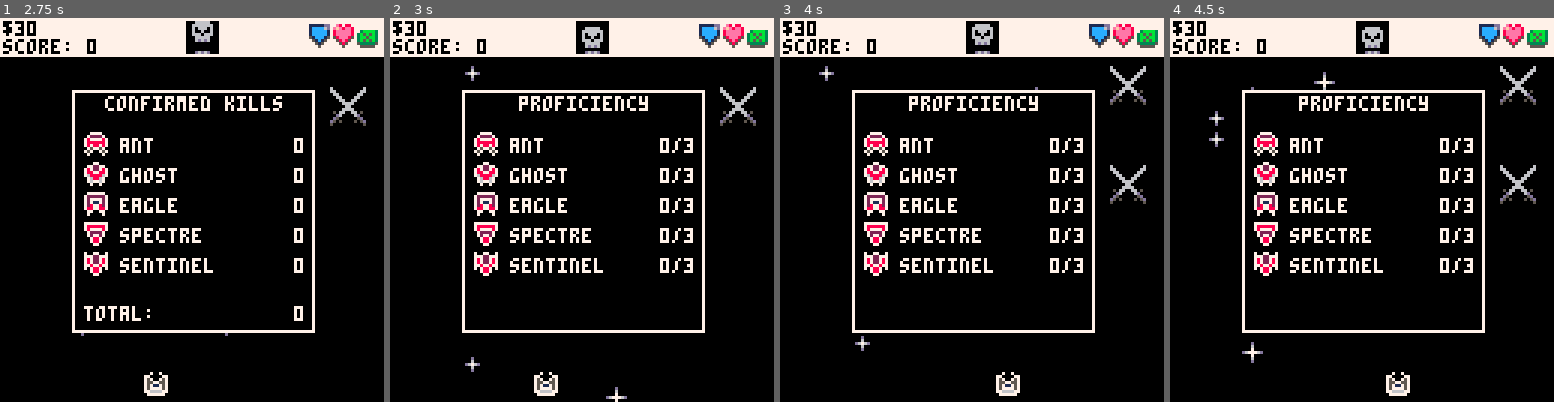
Above: before the commit, frames 1-4 (left to right).
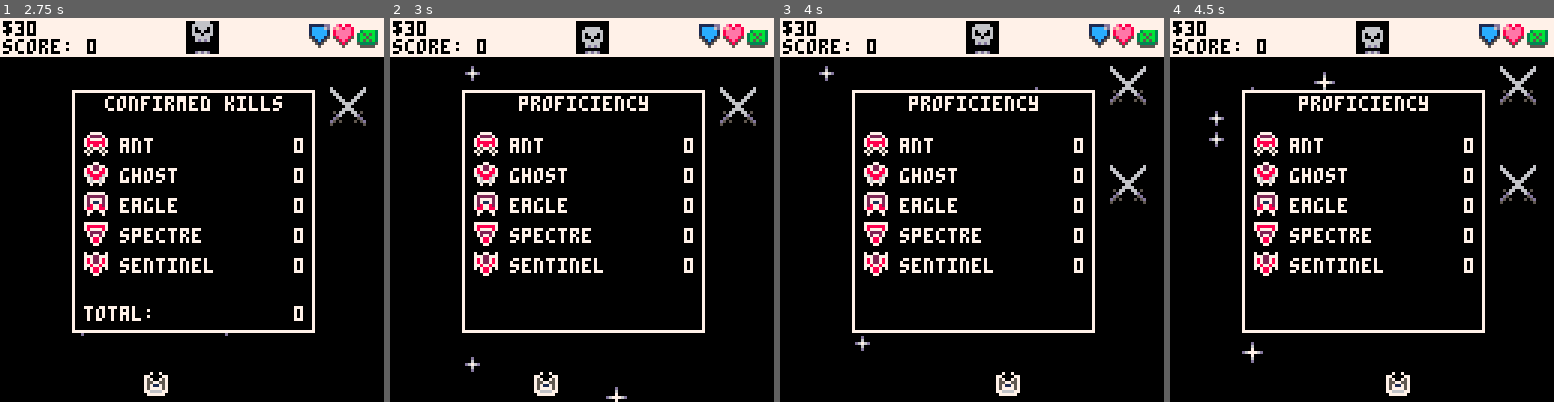
Above: after the commit, the same moments.

Repository: NinetiesPaul/Orion-s-Defender
Game: PICO-8 cartridge orionsdefender.p8
The game is run twice, just before and just after one commit, with the same random seed, the same clock (stepped at 60 frames per second) and the same inputs.
Inputs:
- Up to frame 1 (2.75 s): tap O (Z key) at 0.33, 0.7, 1.43, 2.22 s; tap X (X key) at 1.07, 2.07, 2.4, 2.73 s; hold Left 1.97-2.37 s; hold Down from 2.42 s (still down)
- Up to frame 2 (3 s): release Down at 2.82 s; hold Right from 2.87 s (still down)
- Up to frame 3 (4 s): tap X (X key) at 3.07, 3.4, 3.73 s; tap O (Z key) at 3.1, 3.98 s; release Right at 3.53 s; hold Up from 3.58 s (still down)
- Up to frame 4 (4.5 s): tap X (X key) at 4.07, 4.4 s; release Up at 4.08 s; hold Right from 4.13 s (still down)

Frame 1 is identical in both runs. In frame 2, 0.6% of the frame differs, in the area x 70-79%, y 31-67%; in frame 3, 0.6%; in frame 4, 0.6%.

Commit message:
small code improvements

Diff:
--- a/orionsdefender.p8
+++ b/orionsdefender.p8
@@ -286,33 +286,23 @@
 		foreach(encounters, draw_encounter)
 
 		if show_stats then
+			rect(24,24,104,104, 7)
+			palt(0, false) rectfill(25,25,103,103, 0) palt(0, true)
+
+			linect = 0
+			for e in all(enemy_list) do
+				spr(e.spr_ok, 28, 38 + linect * 10)
+				print(e.name, 40, 40 + linect * 10, 7)
+				print(e.n_destroyed, 98, 40 + linect * 10, 7)
+				linect+=1
+			end
+
 			if stats_page == 1 then
-				rect(24,24,104,104, 7)
-				palt(0, false) rectfill(25,25,103,103, 0) palt(0, true)
 				print("confirmed kills", 35, 26, 7)
-
-				linect = 0
-				for e in all(enemy_list) do
-					spr(e.spr_ok, 28, 38 + linect * 10)
-					print(e.name, 40, 40 + linect * 10, 7)
-					print(e.n_destroyed, 98, 40 + linect * 10, 7)
-					linect+=1
-				end
-
 				print("total: ", 28, 96, 7)
 				print(total_enemies_destroyed, 98, 96, 7)
 			elseif stats_page == 2 then
-				rect(24,24,104,104, 7)
-				palt(0, false) rectfill(25,25,103,103, 0) palt(0, true)
 				print("proficiency", 43, 26, 7)
-
-				linect = 0
-				for e in all(enemy_list) do
-					spr(e.spr_ok, 28, 38 + linect * 10)
-					print(e.name, 40, 40 + linect * 10, 7)
-					print(e.knowledge_level .. "/3", 90, 40 + linect * 10, 7)
-					linect+=1
-				end
 			end
 		end
 	end
@@ -350,10 +340,10 @@
 		end
 
 		if (clock % 90 == 0) shop_last_bought = ""
-		print(shop_last_bought, 24, 84)
-		print("⬆️⬇️ [select]", 2, 104)
-		print("z/🅾️ [buy]", 2,112)
-		print("x/❎ [leave]", 2, 120)
+		print(shop_last_bought, 1, 7, 0)
+		print("⬆️⬇️ [select]", 2, 104, 7)
+		print("z/🅾️ [buy]", 2,112, 7)
+		print("x/❎ [leave]", 2, 120, 7)
 
 		animate_shop_selector()
 	end
@@ -1309,7 +1299,7 @@
 					shop_last_bought = "missiles at max capacity"
 				end
 			end
-			if current_shop_item.name == "stun_shot" then
+			if current_shop_item.name == "stun_ammo" then
 				if stun_n < stun_max_capacity then
 					stun_n += 1
 					shop_last_bought = "bought 1 stun ammo"
@@ -1379,9 +1369,9 @@
 		end
 	end
 
+	n_shop_items = count(shop_items)
 	if btnp(3) then
 		sfx(02)
-		n_shop_items = (pirate_store) and 6 or 9
 		if (shop_selector < n_shop_items) shop_selector += 1
 	end
 
